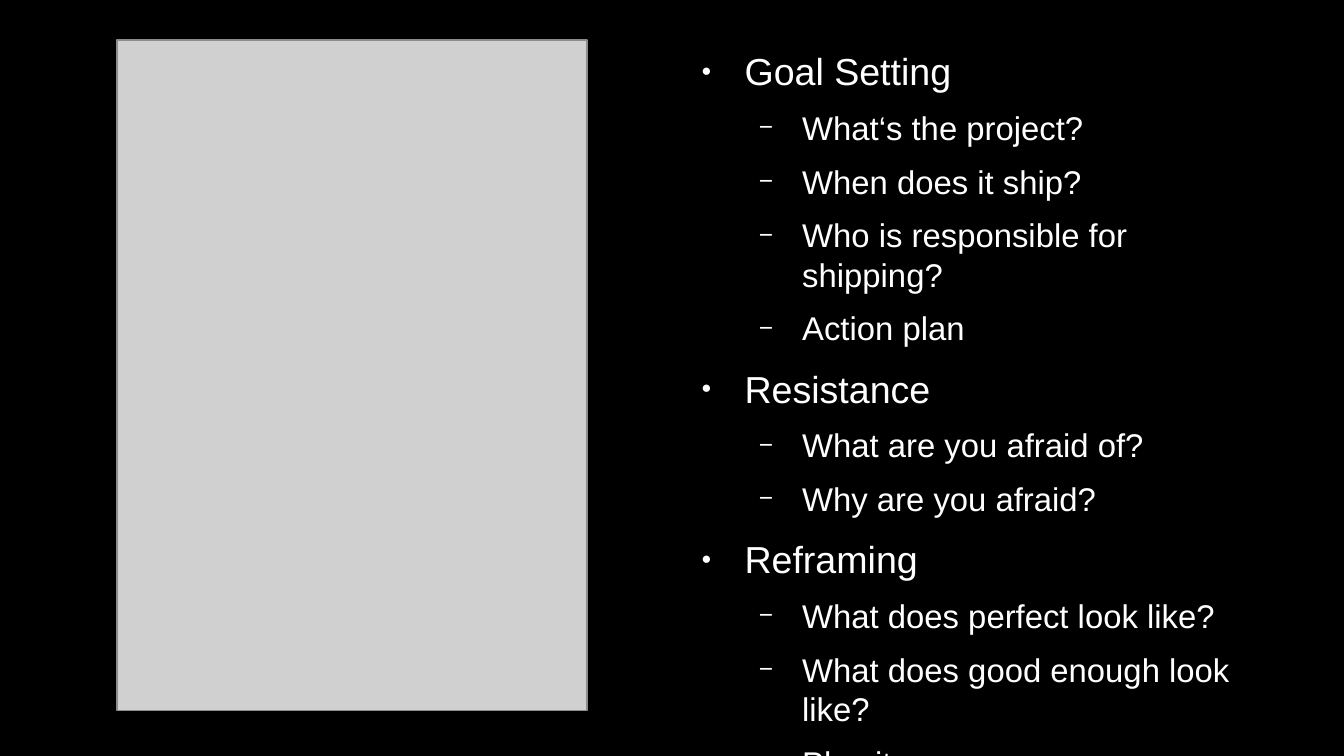
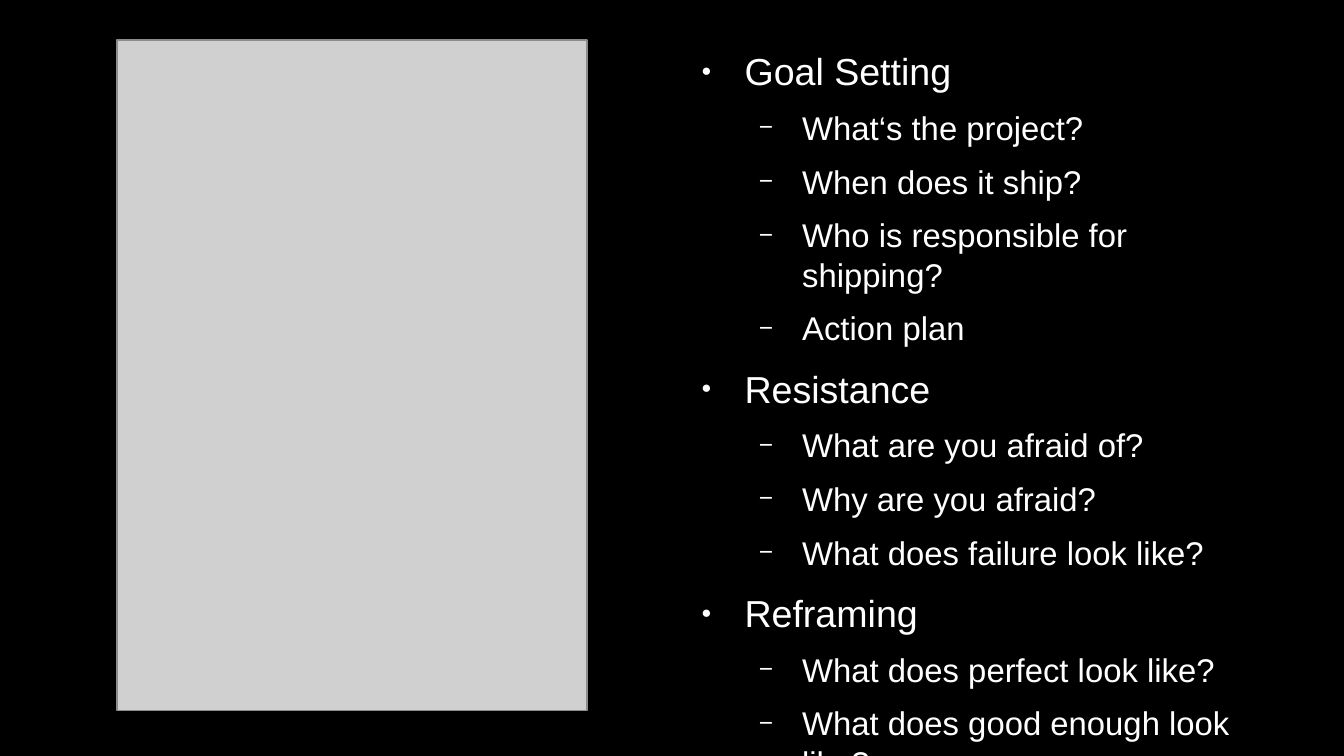
Before and after one commit to cornelius/ship, a slide deck: slide 19 of material/overview.odp. Drawn at 1344x756 pixels with LibreOffice and Linux fonts; fonts in the diff are those of the drawing; grey boxes stand for pictures. Boxes give left, top, right and bottom in pixels: in the first picture for what was removed or moved away, otherwise in the second. Text is boxed around its words. In the diff, an @@ line names an element or a change of style, - is before the commit and + after.

Commit message:
Add "What does failure look like"

```diff
--- a/material/overview.odp
+++ b/material/overview.odp
@@ text at [802,541,1204,566]: paragraph added @@
+  − What does failure look like?
```
Also in this commit, not shown: 1 other file.
